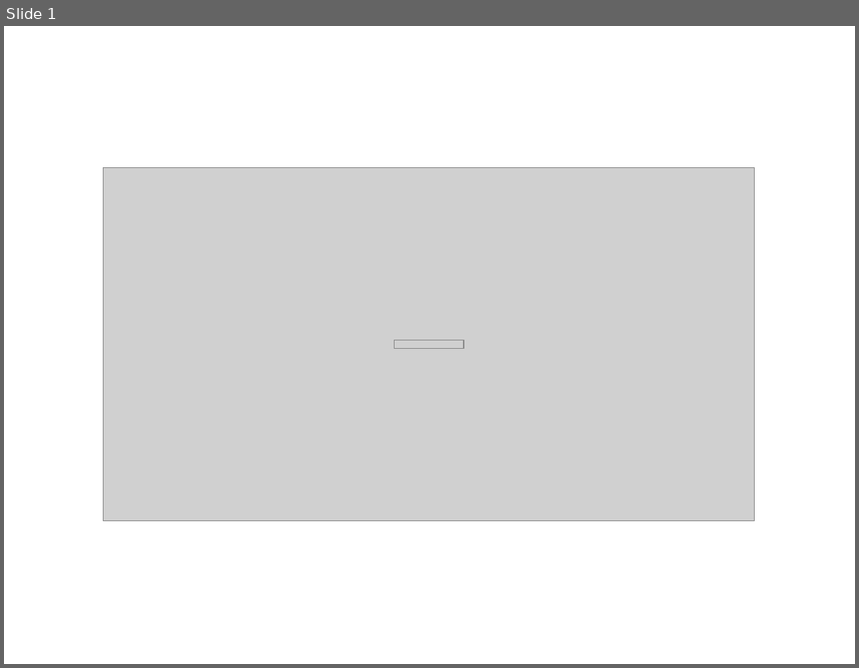
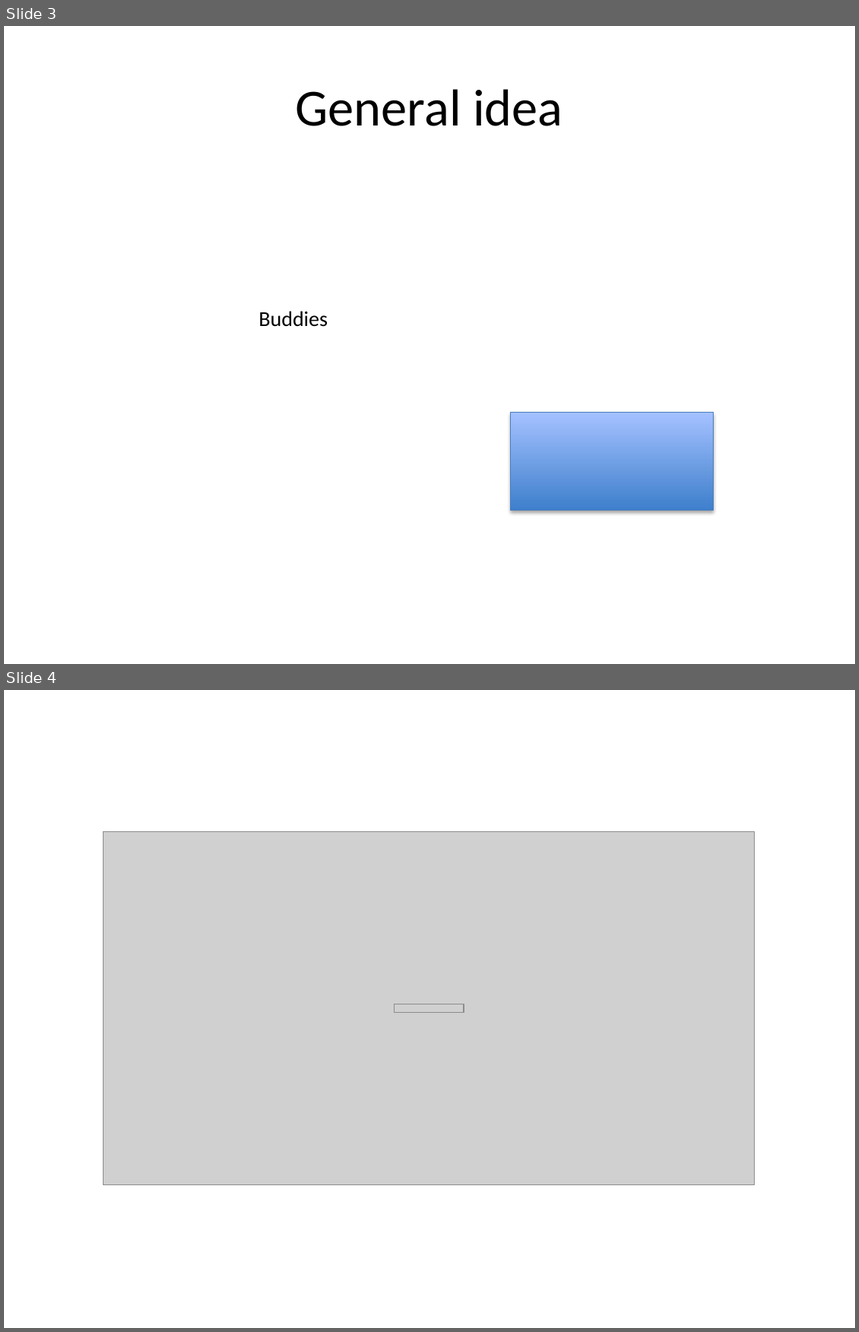
Before and after one commit to plibin-vub/WIS-project, a slide deck: doc/deliverables/presentation-1/WISPresentatie.pptx. Shown one above the other, each under a label of ours: slide 1 before the commit, slides 3 and 4 after it. The pictures are 859x668 and 859x1332 pixels, drawn with LibreOffice and Linux fonts; fonts in the diff are those of the drawing; grey boxes stand for pictures. Boxes give left, top, right and bottom in pixels: in the first picture for what was removed or moved away, otherwise in the second. Text is boxed around its words. In the diff, an @@ line names an element or a change of style, - is before the commit and + after.

```diff
--- a/doc/deliverables/presentation-1/WISPresentatie.pptx
+++ b/doc/deliverables/presentation-1/WISPresentatie.pptx
@@ slide 3 added at [4, 26, 855, 664], background #FFFFFF @@
@@ title added at [296, 89, 563, 126], 44 pt, text #000000 @@
+General idea
@@ text added at [259, 311, 328, 327], 18 pt, text #000000 @@
+Buddies
@@ rectangle added at [510, 412, 713, 510], fill gradient #3F80CE to #A4C4FF, outline #4B7EBC 0.75 pt @@
@@ what was slide 1 is now slide 4 @@
```
Also in this commit, not shown: 2 other slides added.
